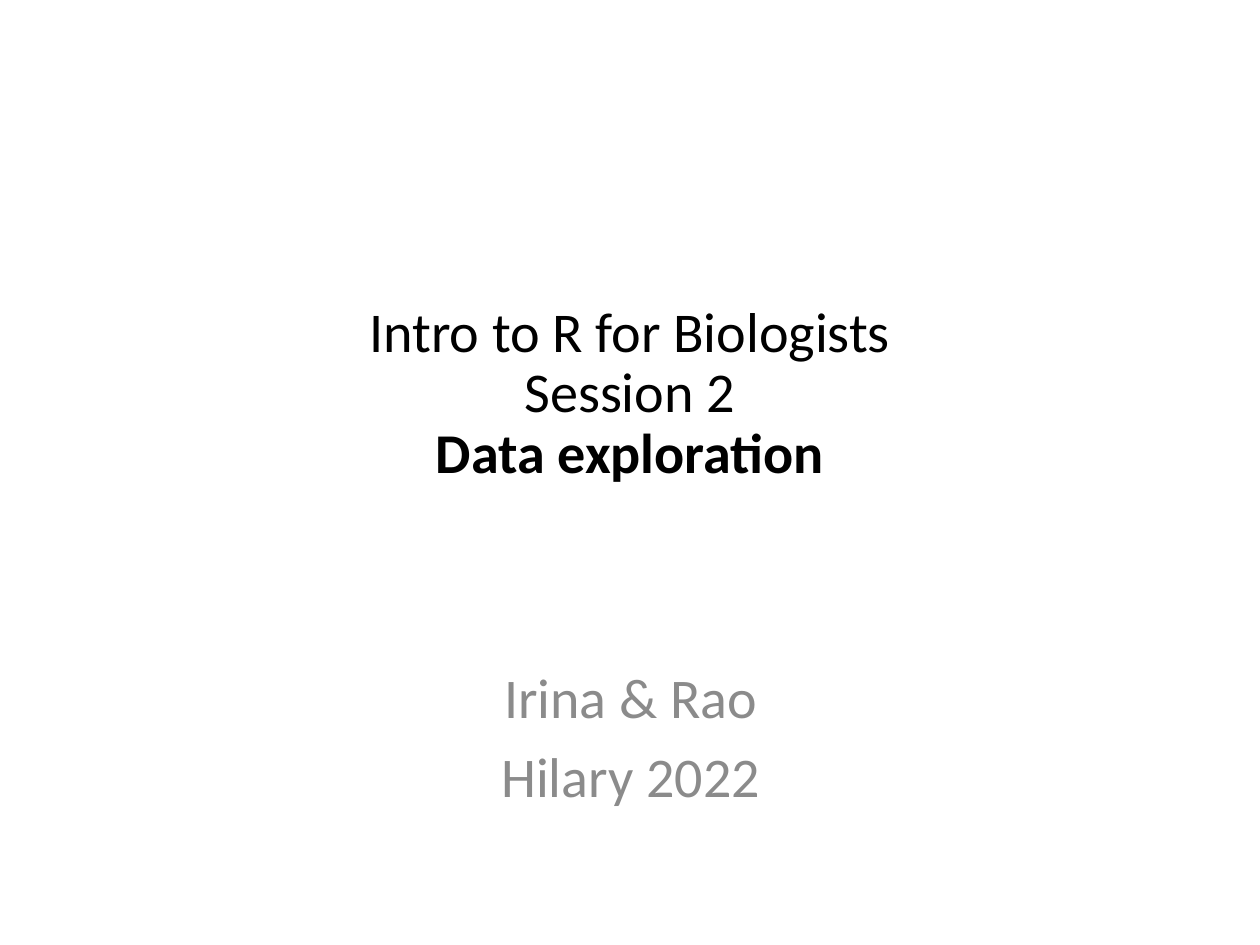
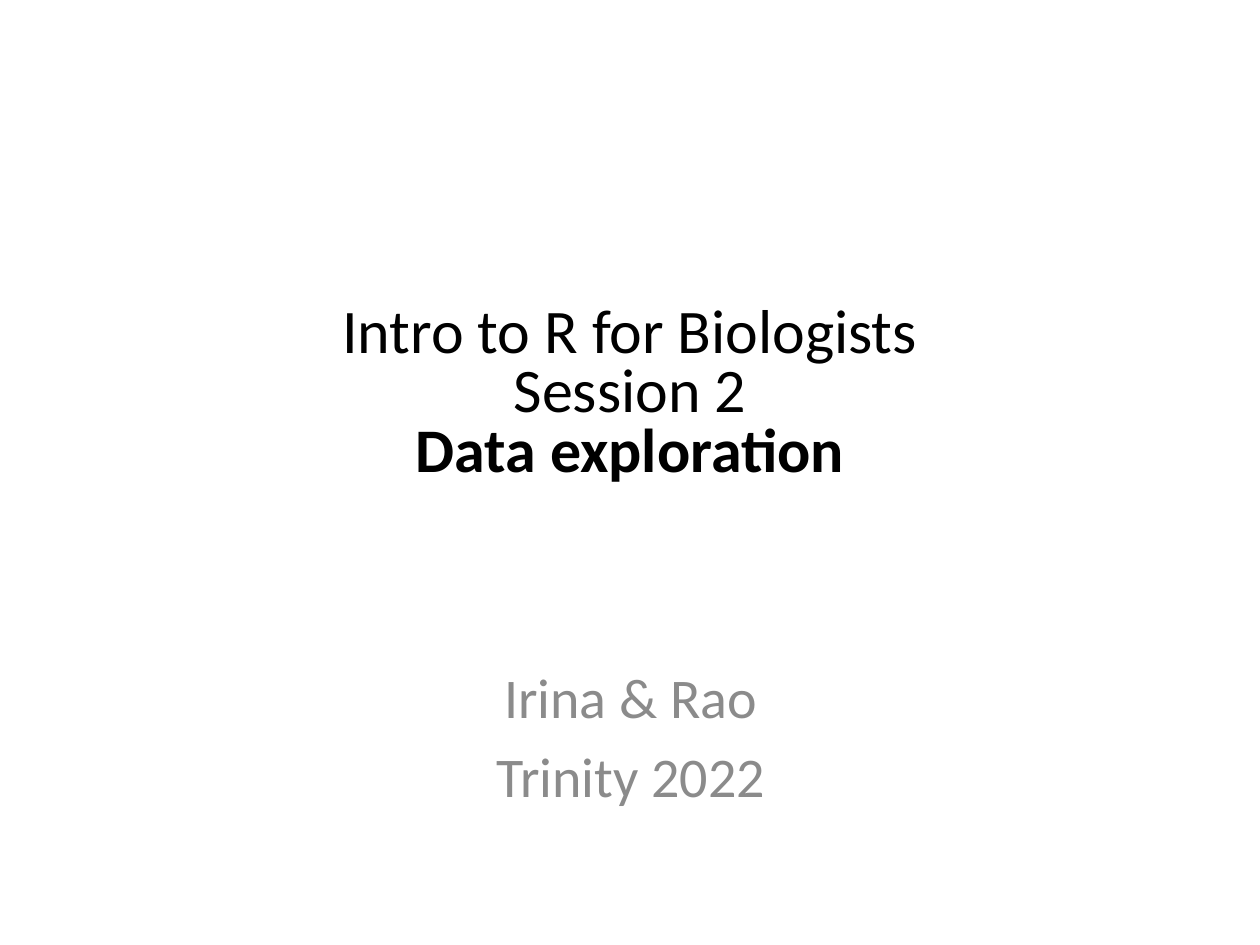
Before and after one commit to sraorao/MSD_R_course_TT2022, a slide deck: slide 1 of powerpoint/Session2.pptx. Drawn at 1260x945 pixels with LibreOffice and Linux fonts; fonts in the diff are those of the drawing. Boxes give left, top, right and bottom in pixels: in the first picture for what was removed or moved away, otherwise in the second. Text is boxed around its words. In the diff, an @@ line names an element or a change of style, - is before the commit and + after.

```diff
--- a/powerpoint/Session2.pptx
+++ b/powerpoint/Session2.pptx
@@ text "Intro to R for Biologists ..." at (342,310,917,482): size 32.1 to 35.4 pt; line spacing 0.9 to 0.8 @@
@@ text at (496,758,764,806): text changed @@
-Hilary 2022
+Trinity 2022
```
Also in this commit, not shown: 2 other slides changed, 1 other file.
